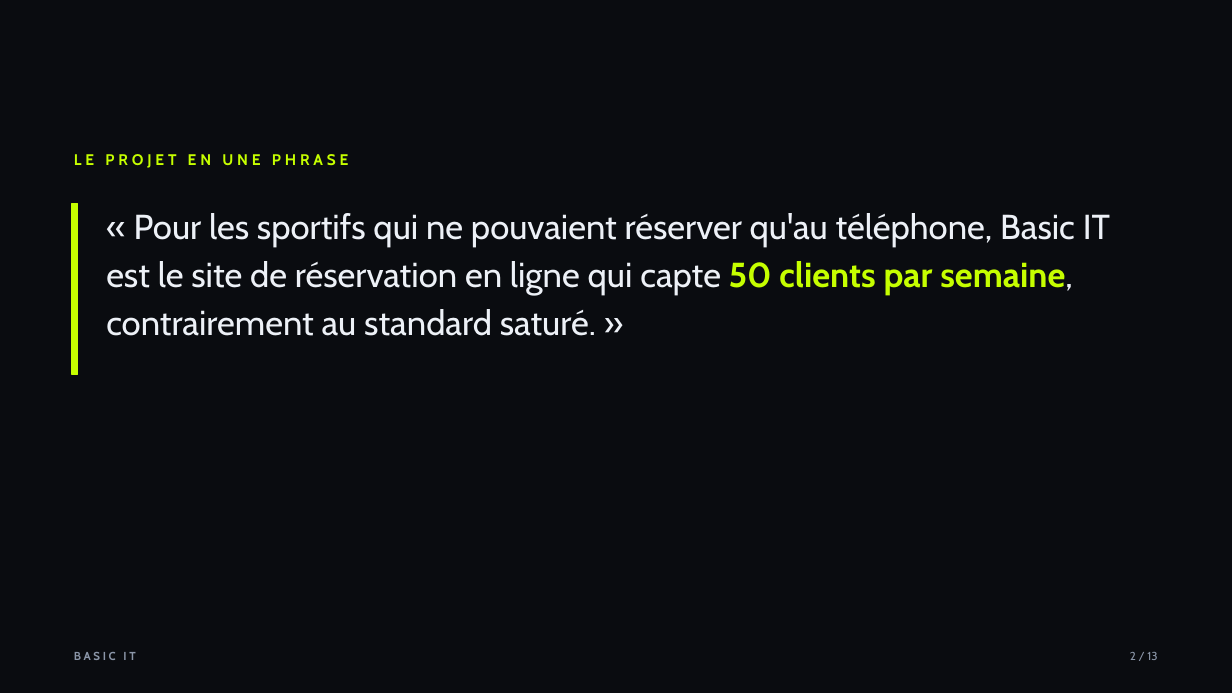
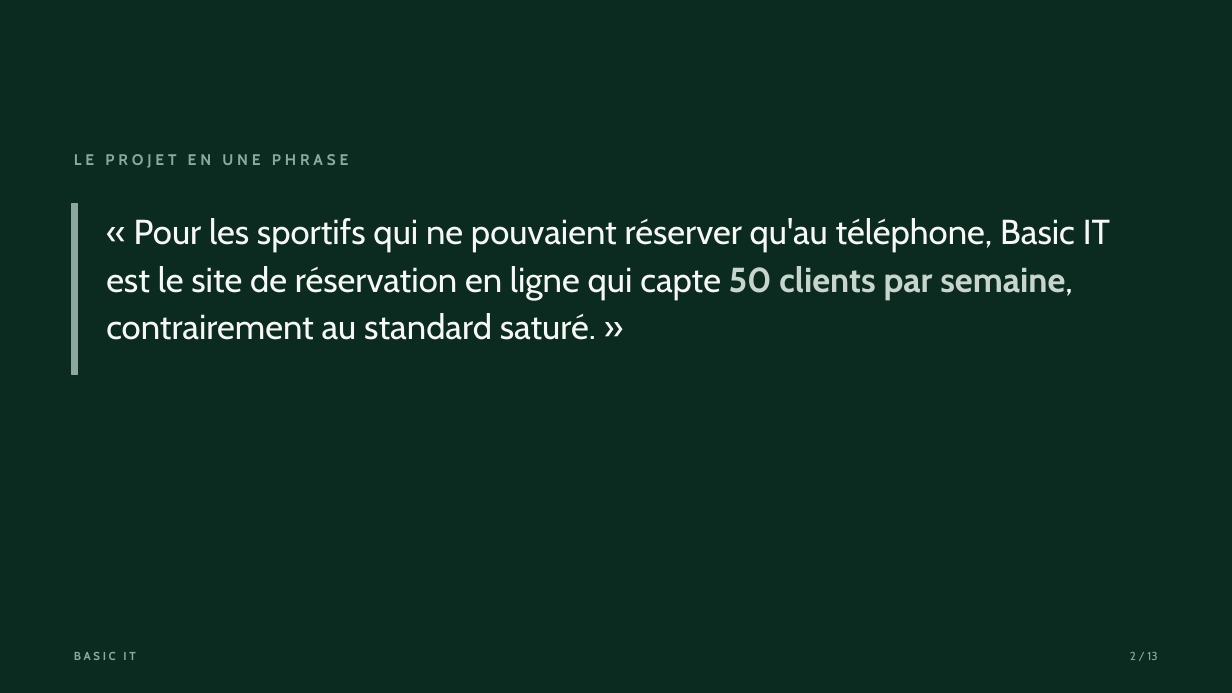
Before and after one commit to LucasDECEBAL/Basic-IT, a slide deck: slide 2 of docs/soutenance/Basic-IT-soutenance.pptx. Drawn at 1232x693 pixels with LibreOffice and Linux fonts; fonts in the diff are those of the drawing. Boxes give left, top, right and bottom in pixels: in the first picture for what was removed or moved away, otherwise in the second. Text is boxed around its words. In the diff, an @@ line names an element or a change of style, - is before the commit and + after.

Commit message:
style: palette du site (ecru, foret, sauge) sur le deck et le pptx

```diff
--- a/docs/soutenance/Basic-IT-soutenance.pptx
+++ b/docs/soutenance/Basic-IT-soutenance.pptx
@@ background #0A0C10 to #0B2B20 @@
@@ text "LE PROJET EN UNE PHRASE" at (74, 154, 349, 168): text colour #C6FF00 to #8EA89D @@
@@ rectangle at (72, 203, 78, 374): fill #C6FF00 to #8EA89D; outline #C6FF00 1 pt to #8EA89D 1 pt @@
@@ text "« Pour les sportifs qui ..." at (106, 218, 1110, 340): text colour #EDF1F7 to #F7F8F5 in "« Pour les sportifs qui ne pouvaient ..."; text colour #C6FF00 to #C7D5CD in "50 clients par semaine," @@
@@ text "BASIC IT" at (74, 652, 135, 660): text colour #8B96A8 to #8EA89D @@
@@ text "2 / 13" at (1130, 652, 1157, 660): text colour #8B96A8 to #8EA89D @@
```
Also in this commit, not shown: 12 other slides changed, 16 other files.
